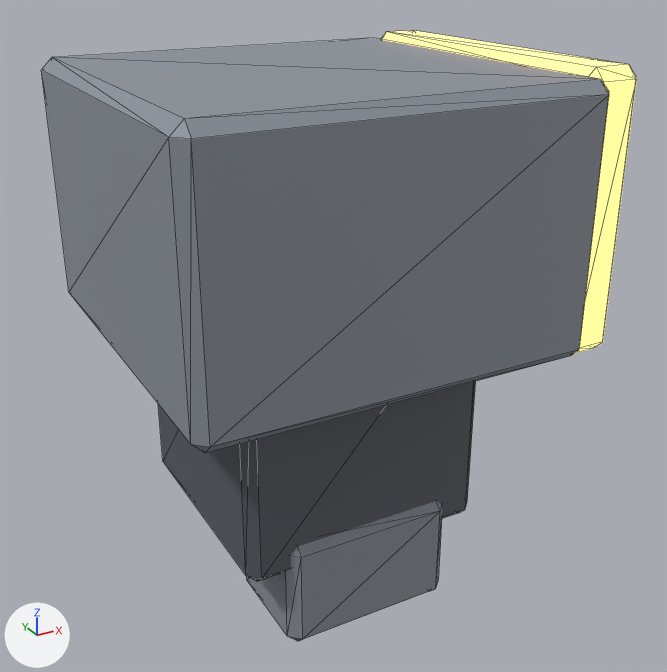
One commit to the glTF model scenes/mecha/parts/arm_right/tankhead_arm_right_upper.glb: the scene before it, then after it.
The view is the same before and after, from a 50 mm camera at (-0.527, -1.03, 0.202) aimed at (0.033, -0.013, -0.306). Every picture has the same lights, and +X, +Y and +Z are marked at lower left. The older version comes first. Mesh edges are drawn as thin lines. Vertices at exactly the same position are counted once.

The older version as bpy lines, for what is in view:
```python
me_cube_004 = bpy.data.meshes.new('Cube.004')
me_cube_004.from_pydata(...)  # 96 vertices, 176 faces; spans x -0.26..0.32, y -0.26..0.26, z -0.66..0.06
# faces by material slot: [88, 44, 44]
me_cube_004.materials.append(mat_tankhead_armor)  # grey #9097a0
me_cube_004.materials.append(mat_tankhead_sensor)  # orange #f9b861, glowing orange #ffbc63
me_cube_004.materials.append(mat_tankhead_dark)  # dark grey #61656c
ob_tankhead_arm_right_upper = bpy.data.objects.new('tankhead_arm_right_upper', me_cube_004)
ob_tankhead_arm_right_upper.location = (0.0, 0.0, 0.0)
```
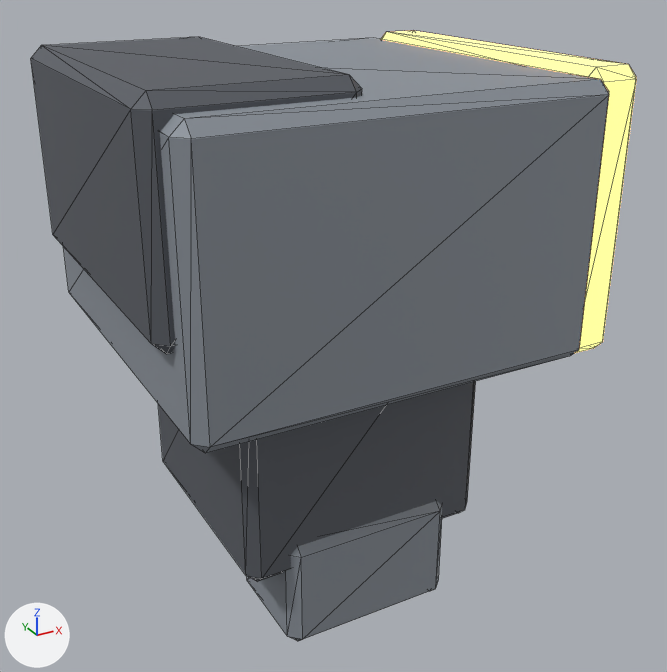
Location of each change, [x1, y1, x2, y2] in pixels of the pictures (667 x 672 px):
'tankhead_arm_right_upper', reshaped: before [41, 31, 636, 641]; after [31, 31, 636, 641]
part 1 of me_cube_004, added: after [31, 37, 362, 354]

The change, as a list of edits to the scene's bpy script:
```text
Change me_cube_004:
    used by ob_tankhead_arm_right_upper; location = (0.0, 0.0, 0.0)
    remove me_cube_004.from_pydata(...)  # 96 vertices, 176 faces; spans x -0.26..0.32, y -0.26..0.26, z -0.66..0.06
    add me_cube_004.from_pydata(...)  # 120 vertices, 220 faces; spans x -0.28..0.32, y -0.26..0.26, z -0.66..0.07
    me_cube_004 part 1: a new loose piece of 24 vertices spanning x -0.28..-0.04, y -0.22..0.22, z -0.19..0.07, in mat_tankhead_dark (dark grey #61656c)
```
